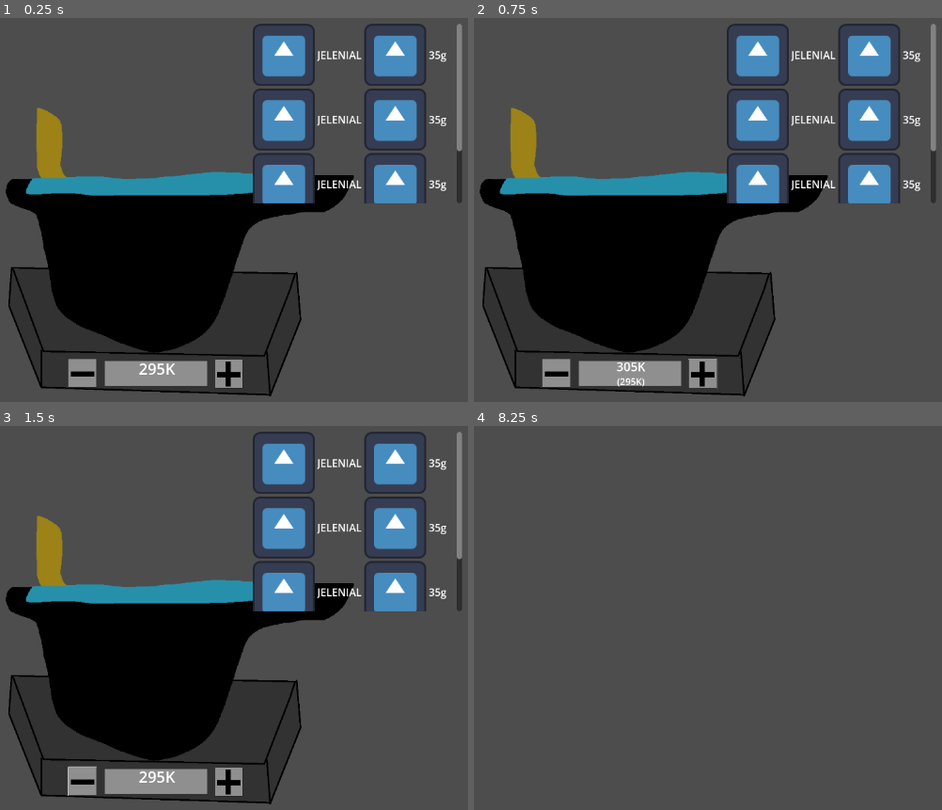
Above: before the commit, frames 1-4 (two rows, left to right).
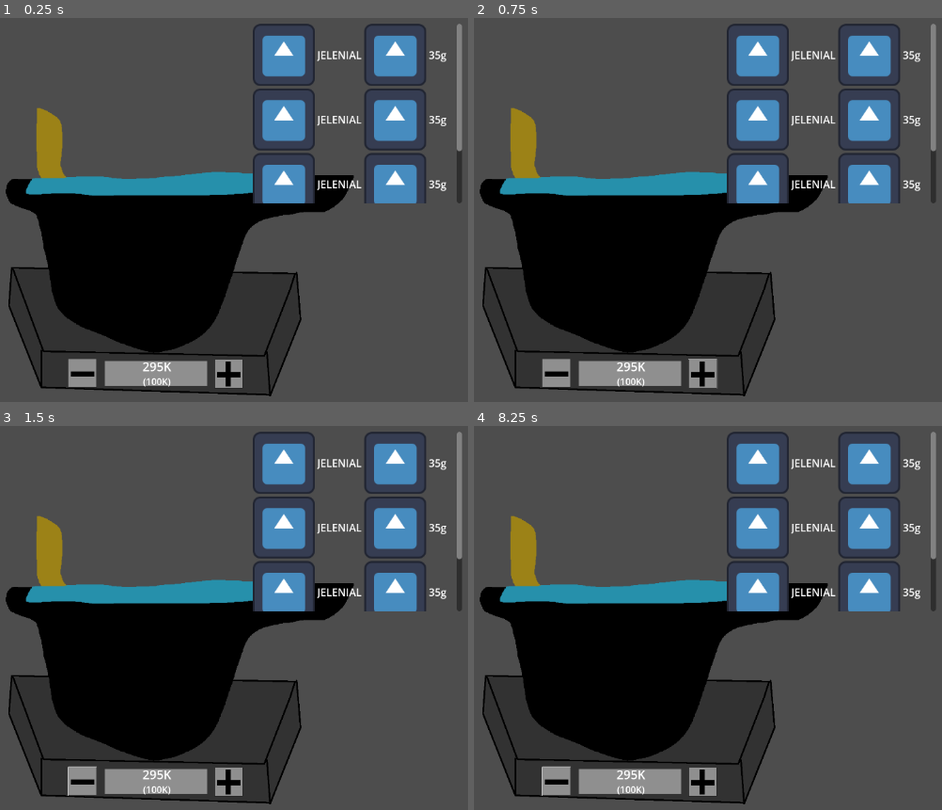
Above: after the commit, the same moments.

Repository: Gutek8134/poison-craft
Game: Godot game, scene res://scenes/prefabs/cauldron.tscn
Same seed, same stepped clock (60 frames per second), same inputs: the game is played once before the commit and once after it. The project has no main scene, so this scene is started directly. The engine's default icon, where the game draws it, is replaced by a stand-in: a white triangle on a blue panel in a dark square.
Inputs (mouse positions are in pixels of both pictures, inside the frame that each line leads up to):
- Up to frame 1 (0.25 s): no input
- Up to frame 2 (0.75 s): click (703, 375) at 0.5 s
- Up to frame 3 (1.5 s): click (84, 783) at 1.25 s
- Up to frame 4 (8.25 s): click (703, 783) at 2 s; click (558, 783) at 2.75 s; click (703, 783) at 3.5 s; click (558, 783) at 4.25 s; tap Enter at 5, 6.5, 8 s; hold Shift 5.03-5.78 s; tap Space at 5.75, 7.25 s; tap Ctrl at 5.85, 7.35 s; hold Shift 6.53-7.28 s; hold Shift from 8.03 s (still down)

The runs differ from the first frame. In frame 1, 0.2% of the frame differs, in the area x 29-38%, y 89-97%; in frame 2, less than 0.1%; in frame 3, 0.2%; in frame 4, 40%, in the area x 1-99%, y 1-99%.
Error before the commit: Invalid assignment of property or key 'name' with value of type 'String' on a base object of type 'null instance'. (res://scripts/dataclasses/substance_table.g…
Error after the commit: Parse Error: Cannot find property "name" on base "String". (res://scripts/cauldron.gd:87)

Commit message:
removed substance name for ease of creating data table

Diff:
--- /dev/null
+++ b/content/data/main_data_table.tres
@@ -0,0 +1,17 @@
+[gd_resource type="Resource" script_class="SubstanceDataTable" load_steps=5 format=3 uid="uid://4eamlarl4t1g"]
+
+[ext_resource type="Script" path="res://scripts/dataclasses/substance_name.gd" id="1_ehcgw"]
+[ext_resource type="Script" path="res://scripts/dataclasses/substance_table.gd" id="1_vo0rq"]
+[ext_resource type="Resource" uid="uid://c3w2baqpvnm2q" path="res://content/data/substance_data_resources/Jelenial_gas.tres" id="2_uqeky"]
+
+[sub_resource type="Resource" id="Resource_pvfyj"]
+script = ExtResource("1_ehcgw")
+name = "Jelenial"
+current_state_of_matter = 0
+
+[resource]
+script = ExtResource("1_vo0rq")
+data = {
+SubResource("Resource_pvfyj"): ExtResource("2_uqeky")
+}
+name = "main"
--- /dev/null
+++ b/content/data/substance_data_resources/Jelenial_gas.tres
@@ -0,0 +1,18 @@
+[gd_resource type="Resource" script_class="SubstanceData" load_steps=4 format=3 uid="uid://c3w2baqpvnm2q"]
+
+[ext_resource type="Script" path="res://scripts/dataclasses/substance_name.gd" id="1_4px13"]
+[ext_resource type="Script" path="res://scripts/dataclasses/substance_data.gd" id="2_k20nh"]
+
+[sub_resource type="Resource" id="Resource_e1ryh"]
+script = ExtResource("1_4px13")
+name = "Jelenial"
+current_state_of_matter = 2
+
+[resource]
+script = ExtResource("2_k20nh")
+name = SubResource("Resource_e1ryh")
+effects = Array[Resource("res://scripts/dataclasses/substance_effect_data.gd")]([])
+possible_reactions = Array[Resource("res://scripts/dataclasses/substance_reaction_data.gd")]([])
+melting_temperature = 270
+ignition_temperature = 500
+vaporisation_temperature = 400
--- a/scenes/prefabs/ui/substance_repr.tscn
+++ b/scenes/prefabs/ui/substance_repr.tscn
@@ -7,7 +7,7 @@
 offset_right = 304.0
 offset_bottom = 95.0
 
-[node name="TextureRect" type="TextureRect" parent="."]
+[node name="SubstanceSymbol" type="TextureRect" parent="."]
 custom_minimum_size = Vector2(95.355, 0)
 layout_mode = 2
 size_flags_horizontal = 0
@@ -18,7 +18,7 @@
 layout_mode = 2
 alignment = 1
 
-[node name="RichTextLabel" type="RichTextLabel" parent="VBoxContainer"]
+[node name="SubstanceName" type="RichTextLabel" parent="VBoxContainer"]
 layout_mode = 2
 bbcode_enabled = true
 text = "[center]JELENIAL"
@@ -26,7 +26,7 @@
 scroll_active = false
 autowrap_mode = 0
 
-[node name="TextureRect2" type="TextureRect" parent="."]
+[node name="SubstanceState" type="TextureRect" parent="."]
 custom_minimum_size = Vector2(95.355, 0)
 layout_mode = 2
 size_flags_horizontal = 0
@@ -37,7 +37,7 @@
 layout_mode = 2
 alignment = 1
 
-[node name="RichTextLabel2" type="RichTextLabel" parent="VBoxContainer2"]
+[node name="Amount" type="RichTextLabel" parent="VBoxContainer2"]
 layout_mode = 2
 bbcode_enabled = true
 text = "[center]35g"
--- a/scripts/dataclasses/reaction_conditions.gd
+++ b/scripts/dataclasses/reaction_conditions.gd
@@ -4,10 +4,10 @@
 
 @export var min_temperature: int
 @export var max_temperature: int
-@export var catalysts: Array[SubstanceName]
+@export var catalysts: Array[String]
 @export var mixing: bool
 
-func _init(p_min_temperature: int = 200, p_max_temperature: int = 370, p_catalysts: Array[SubstanceName] = [], p_mixing: bool = false):
+func _init(p_min_temperature: int=200, p_max_temperature: int=370, p_catalysts: Array[String]=[], p_mixing: bool=false):
     min_temperature = p_min_temperature
     max_temperature = p_max_temperature
     catalysts = p_catalysts
--- a/scripts/dataclasses/substance_data.gd
+++ b/scripts/dataclasses/substance_data.gd
@@ -3,7 +3,8 @@
 extends Resource
 
 @export_group("Base Data")
-@export var name := SubstanceName.new()
+@export var name := ""
+@export var current_state_of_matter := SubstanceData.STATE_OF_MATTER.SOLID
 @export var effects: Array[SubstanceEffect] = []
 @export var possible_reactions: Array[SubstanceReaction] = []
 ## In Kelvins
@@ -13,8 +14,6 @@
 
 @export_group("Graphics")
 @export var icon: Image
-
-var current_state_of_matter: STATE_OF_MATTER = STATE_OF_MATTER.SOLID
 
 enum STATE_OF_MATTER {
     GAS,
@@ -55,7 +54,7 @@
 # 	]
 # }
 
-func _init(p_name: SubstanceName=SubstanceName.new(), p_effects: Array[SubstanceEffect]=[], p_possible_reactions: Array[SubstanceReaction]=[], p_melting_temperature: int=270, p_ignition_temperature: int=500, p_vaporisation_temperature: int=400):
+func _init(p_name: String="", p_effects: Array[SubstanceEffect]=[], p_possible_reactions: Array[SubstanceReaction]=[], p_melting_temperature: int=270, p_ignition_temperature: int=500, p_vaporisation_temperature: int=400):
     name = p_name
     effects = p_effects
     possible_reactions = p_possible_reactions
@@ -65,4 +64,4 @@
     icon = Image.new()
 
 func _eq(other: SubstanceData) -> bool:
-    return name._eq(other.name)
+    return name == other.name
--- a/scripts/dataclasses/substance_name.gd
+++ /dev/null
@@ -1,13 +0,0 @@
-class_name SubstanceName
-
-extends Resource
-
-@export var name: String
-@export var current_state_of_matter: SubstanceData.STATE_OF_MATTER
-
-func _init(p_name: String="", state_of_matter: SubstanceData.STATE_OF_MATTER=SubstanceData.STATE_OF_MATTER.SOLID):
-    name = p_name
-    current_state_of_matter = state_of_matter
-
-func _eq(other: SubstanceName) -> bool:
-    return name == other.name and current_state_of_matter == other.current_state_of_matter
--- a/scripts/dataclasses/substance_reaction_data.gd
+++ b/scripts/dataclasses/substance_reaction_data.gd
@@ -3,9 +3,11 @@
 
 ## This reaction unique name
 @export var name: String
-@export var substance_name: SubstanceName
+@export var substance_name: String
+@export var substance_state_of_matter: SubstanceData.STATE_OF_MATTER
 @export var substance_amount: int
-@export var reacts_with: SubstanceName
+@export var reacts_with: String
+@export var reactant_state_of_matter: SubstanceData.STATE_OF_MATTER
 @export var reactant_amount: int
 ## key(substance name): int
 @export var outcome_substance: Dictionary
@@ -16,7 +18,7 @@
 func _eq(other: SubstanceReaction) -> bool:
     return self.name == other.name
 
-func _init(p_name: String, p_substance_name: SubstanceName=SubstanceName.new(), p_substance_amount: int=0, p_reacts_with: SubstanceName=SubstanceName.new(), p_reactant_amount: int=0, p_outcome_su …(116 unchanged characters)…
+func _init(p_name: String, p_substance_name: String="", p_substance_amount: int=0, p_reacts_with: String="", p_reactant_amount: int=0, p_outcome_su …(116 unchanged characters)…
     name = p_name
     substance_name = p_substance_name
     substance_amount = p_substance_amount
--- a/scripts/dataclasses/substance_table.gd
+++ b/scripts/dataclasses/substance_table.gd
@@ -3,19 +3,33 @@
 extends Resource
 
 ## key(string) : SubstanceData
-var data: Dictionary = {}
-var name: String
+@export var data: Dictionary = {}
+@export var name: String
 
 static var _instances: Dictionary = {}
 
 static func factory(p_name: String="main") -> SubstanceDataTable:
     if p_name not in _instances:
-        _instances[p_name] = load("res://content/data/%s_substance_table.tres" % p_name)
+        if FileAccess.file_exists("res://content/data/%s_substance_table.tres" % p_name):
+            _instances[p_name] = load("res://content/data/%s_substance_table.tres" % p_name)
+        else:
+            _instances[p_name] = SubstanceDataTable.new()
     _instances[p_name].name = p_name
+    _instances[p_name]._add_temperature_reactions()
+    _instances[p_name].data["example substance"] = SubstanceData.new()
+    print(_instances[p_name].data)
     return _instances[p_name]
 
 # TODO: substance creator
 func _init() -> void:
+    print(data)
+
+func save() -> void:
+    var error := ResourceSaver.save(self, "res://content/data/%s_substance_table.tres" % name, ResourceSaver.FLAG_BUNDLE_RESOURCES)
+    if error:
+        printerr("An error occured: ", error)
+
+func _add_temperature_reactions() -> void:
     for substance_name in data:
         var substance = data[substance_name]
         var temperature_reactions = [
@@ -57,9 +71,3 @@
                 1),
         ]
         substance.possible_reactions.append_array(temperature_reactions)
-    print(data)
-
-func save() -> void:
-    var error := ResourceSaver.save(self, "res://content/data/%s_substance_table.tres" % name, ResourceSaver.FLAG_BUNDLE_RESOURCES)
-    if error:
-        printerr("An error occured: ", error)
